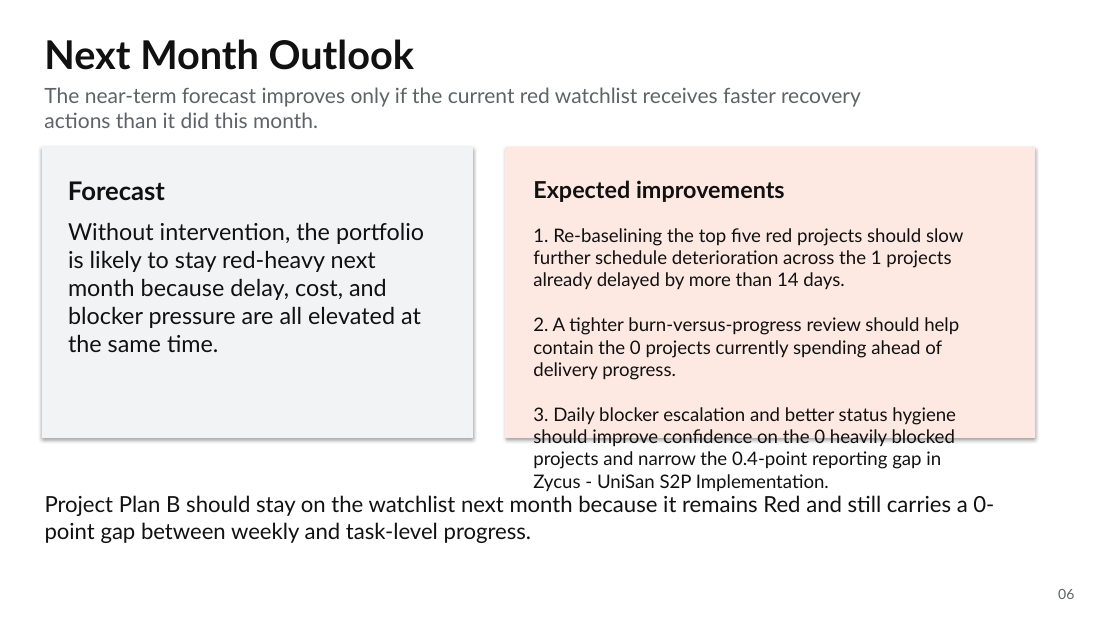
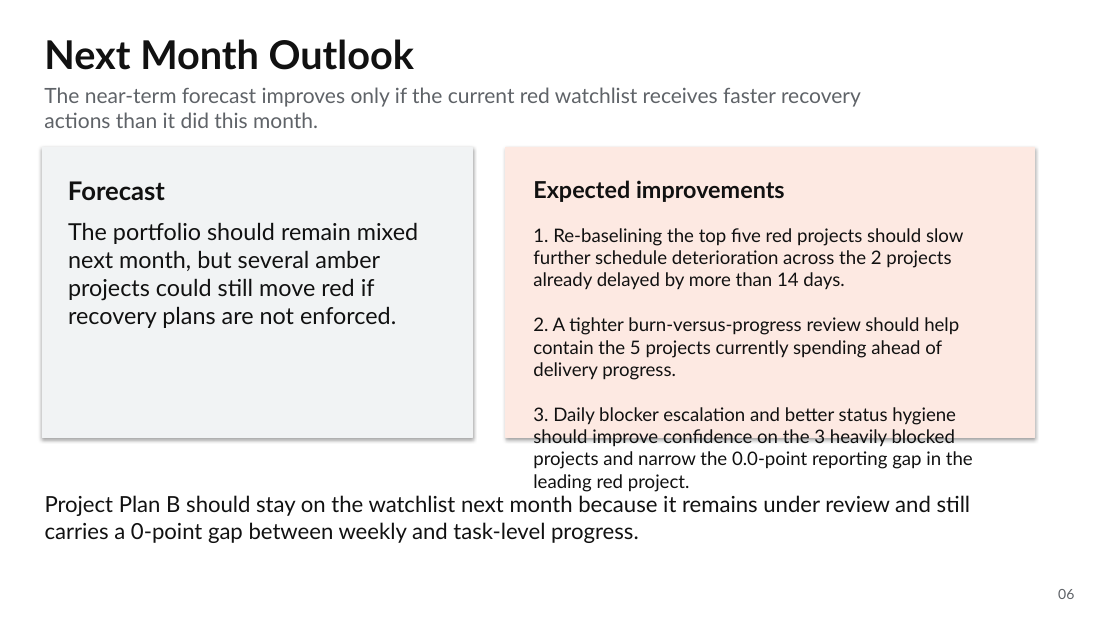
Before and after one commit to Rajibpanda01/Project-Health-Reporting-Agent, a slide deck: slide 6 of deliverables/monthly_executive_deck.pptx. Drawn at 1120x630 pixels with LibreOffice and Linux fonts; fonts in the diff are those of the drawing. Boxes give left, top, right and bottom in pixels: in the first picture for what was removed or moved away, otherwise in the second. Text is boxed around its words. In the diff, an @@ line names an element or a change of style, - is before the commit and + after.

```diff
--- a/deliverables/monthly_executive_deck.pptx
+++ b/deliverables/monthly_executive_deck.pptx
@@ text at box(68, 222, 418, 328): text changed @@
-Without intervention, the portfolio is likely to stay red-heavy next month because delay, cost, and blocker pressure are all elevated at the same time.
+The portfolio should remain mixed next month, but several amber projects could still move red if recovery plans are not enforced.
@@ text at box(533, 228, 973, 492): text changed @@
-1. Re-baselining the top five red projects should slow further schedule deterioration across the 1 projects already delayed by more than 14 days.
-2. A tighter burn-versus-progress review should help contain the 0 projects currently spending ahead of delivery progress.
-3. Daily blocker escalation and better status hygiene should improve confidence on the 0 heavily blocked projects and narrow the 0.4-point reporting gap in Zycus - UniSan S2P Implementation.
+1. Re-baselining the top five red projects should slow further schedule deterioration across the 2 projects already delayed by more than 14 days.
+2. A tighter burn-versus-progress review should help contain the 5 projects currently spending ahead of delivery progress.
+3. Daily blocker escalation and better status hygiene should improve confidence on the 3 heavily blocked projects and narrow the 0.0-point reporting gap in the leading red project.
@@ text at box(45, 495, 971, 543): text changed @@
-Project Plan B should stay on the watchlist next month because it remains Red and still carries a 0-point gap between weekly and task-level progress.
+Project Plan B should stay on the watchlist next month because it remains under review and still carries a 0-point gap between weekly and task-level progress.
```
Also in this commit, not shown: 4 other slides changed.
